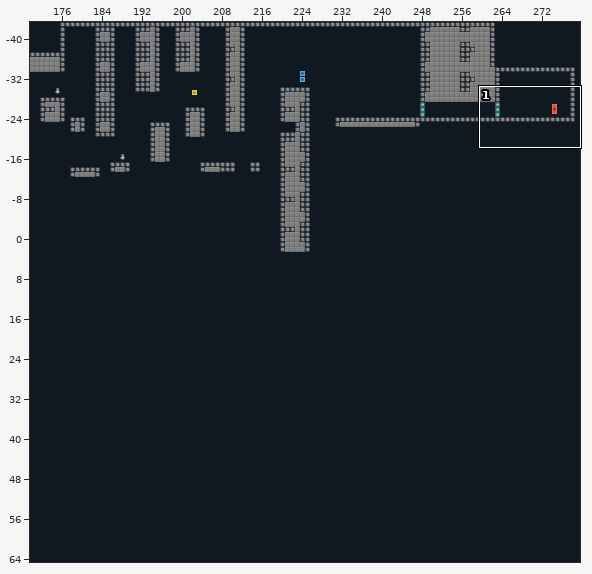
Tiled map (JSON): Data/Stage/LaboratoryCombinedCourse.tmj. The picture above shows the old version from afar; the outline marks the close-up.
Close-up. Earlier state:
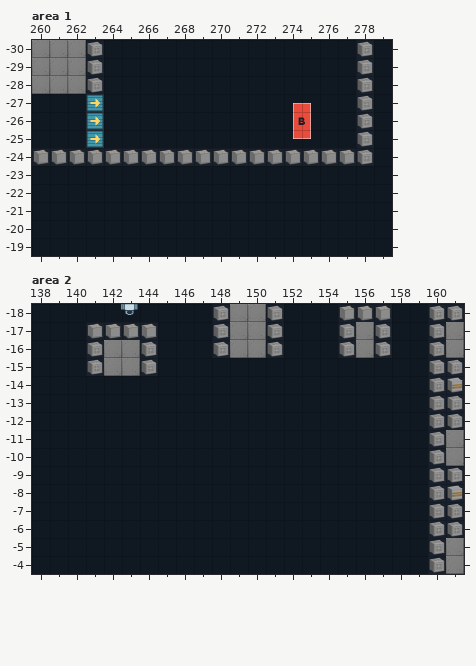
Cells are 32x32 px. Shown: area 1 x 260..279, y -30..-19; area 2 x 138..161, y -18..-4. The commit also changed other parts of the map, which this record leaves out.
After the commit:
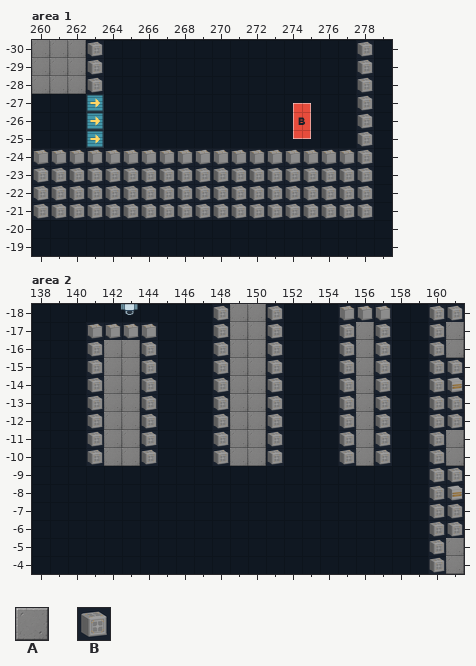
Key: from "CubeBlock": A 0; from "LaboratoryBlocks": B 1.
_ is an empty cell.
What changed:
{"where": "layer \"Terrain\", area 1"}
{"y":-23,"x":260,"old":"___________________","new":"BBBBBBBBBBBBBBBBBBB"}
{"y":-22,"x":260,"old":"___________________","new":"BBBBBBBBBBBBBBBBBBB"}
{"y":-21,"x":260,"old":"___________________","new":"BBBBBBBBBBBBBBBBBBB"}
{"where": "layer \"Terrain\", area 2"}
{"y":-15,"x":148,"old":"____","new":"BAAB"}
{"y":-15,"x":155,"old":"___","new":"BAB"}
{"y":-14,"x":141,"old":"____","new":"BAAB"}
{"y":-14,"x":148,"old":"____","new":"BAAB"}
{"y":-14,"x":155,"old":"___","new":"BAB"}
{"y":-13,"x":141,"old":"____","new":"BAAB"}
{"y":-13,"x":148,"old":"____","new":"BAAB"}
{"y":-13,"x":155,"old":"___","new":"BAB"}
{"y":-12,"x":141,"old":"____","new":"BAAB"}
{"y":-12,"x":148,"old":"____","new":"BAAB"}
{"y":-12,"x":155,"old":"___","new":"BAB"}
{"y":-11,"x":141,"old":"____","new":"BAAB"}
{"y":-11,"x":148,"old":"____","new":"BAAB"}
{"y":-11,"x":155,"old":"___","new":"BAB"}
{"y":-10,"x":141,"old":"____","new":"BAAB"}
{"y":-10,"x":148,"old":"____","new":"BAAB"}
{"y":-10,"x":155,"old":"___","new":"BAB"}
